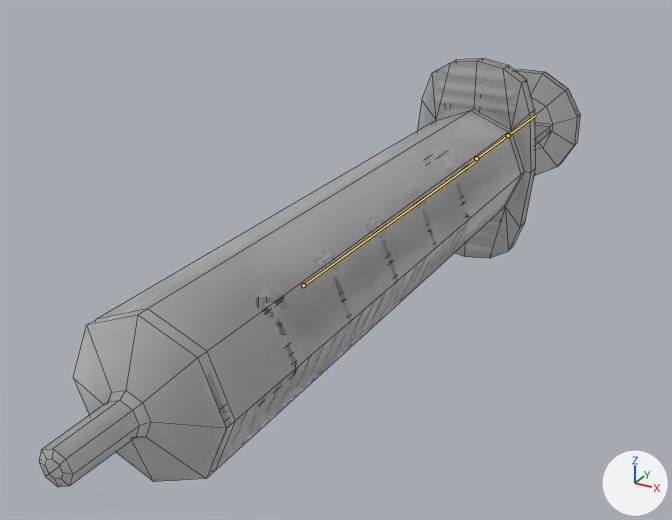
The FBX model care-up/Assets/Resources_moved/Models/Syringe20Ml.fbx, before and after one commit.
Before and after are seen from a camera (50 mm lens) standing at (0.073, -0.1215, 0.0668) and looking at (-0.0123, 0.0336, -0.0108). Lighting does not change. The marker at lower right points along +X, +Y and +Z. The bones that bend it are drawn over the model as lines. Mesh edges are drawn as thin lines.

In view in the first picture: 'syringeBarrel', 'syringePlunger'.
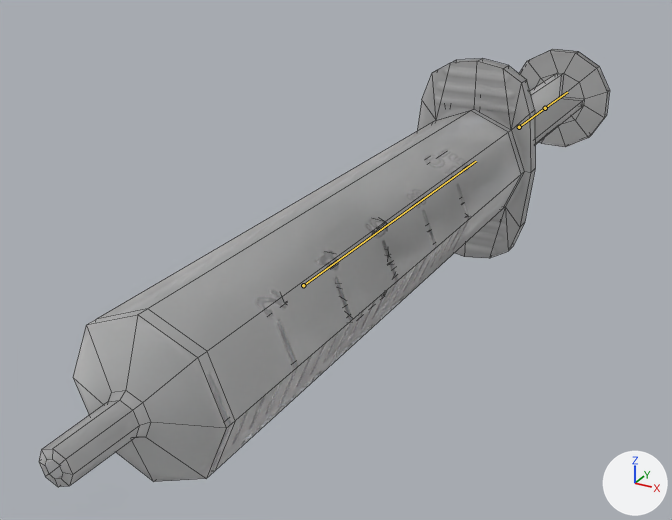
The newer file adds an action. The first version stands in its rest pose; the second is drawn at frame 220 of the action 'Syringe20Ml_Armature|_syringe20ml_AdminiserMedicineViaPEG_SQ2_3_L_Lib.001'.

Changed parts and their boxes (x1, y1, x2, y2) in the pictures (672 x 520 px):
'syringePlunger', posed (13% narrower, 22% shorter): before (256, 69, 580, 346); after (328, 49, 610, 264)
bone 'Bone.001', root to tip: before (476, 158) to (508, 135); after (519, 127) to (545, 108)

What the commit changed:
Bone 'Bone.001' (bone_bone_001) moves from (0.0, 0.0, 0.0) to (0.0, 0.0313, 0.0).
